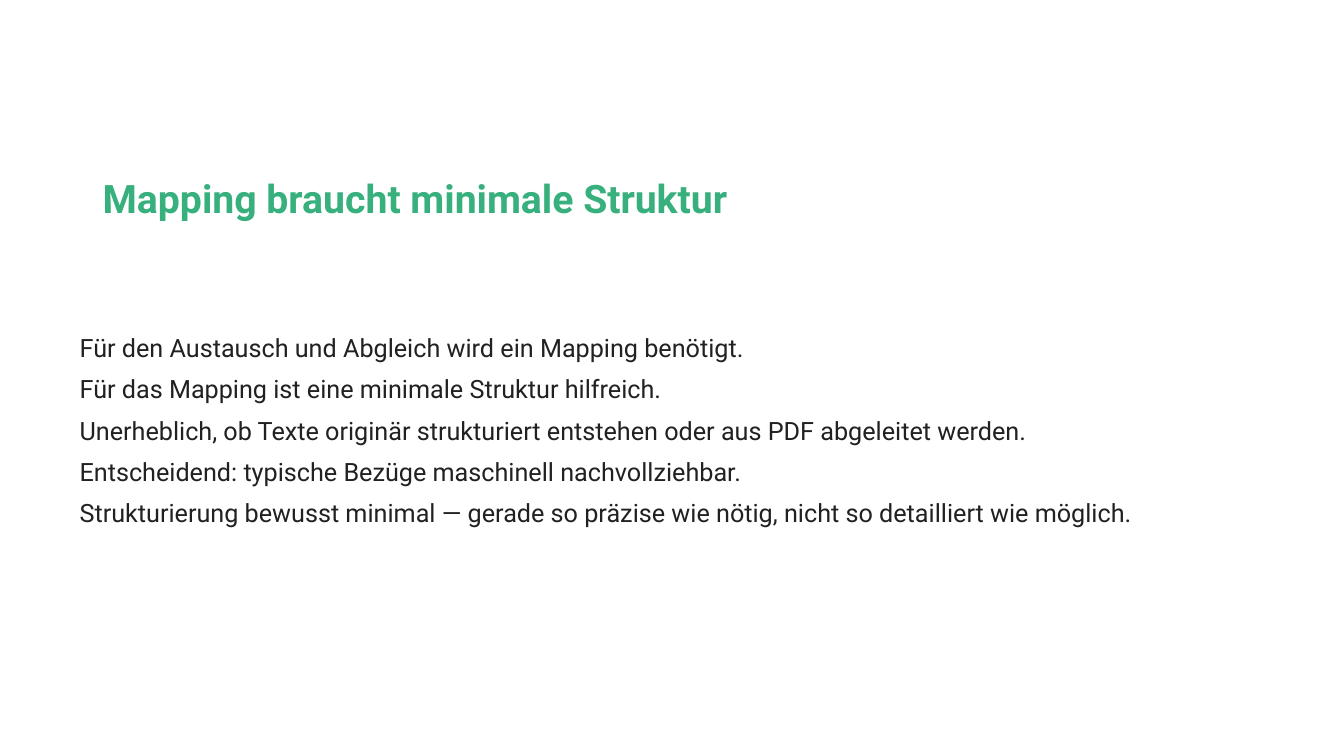
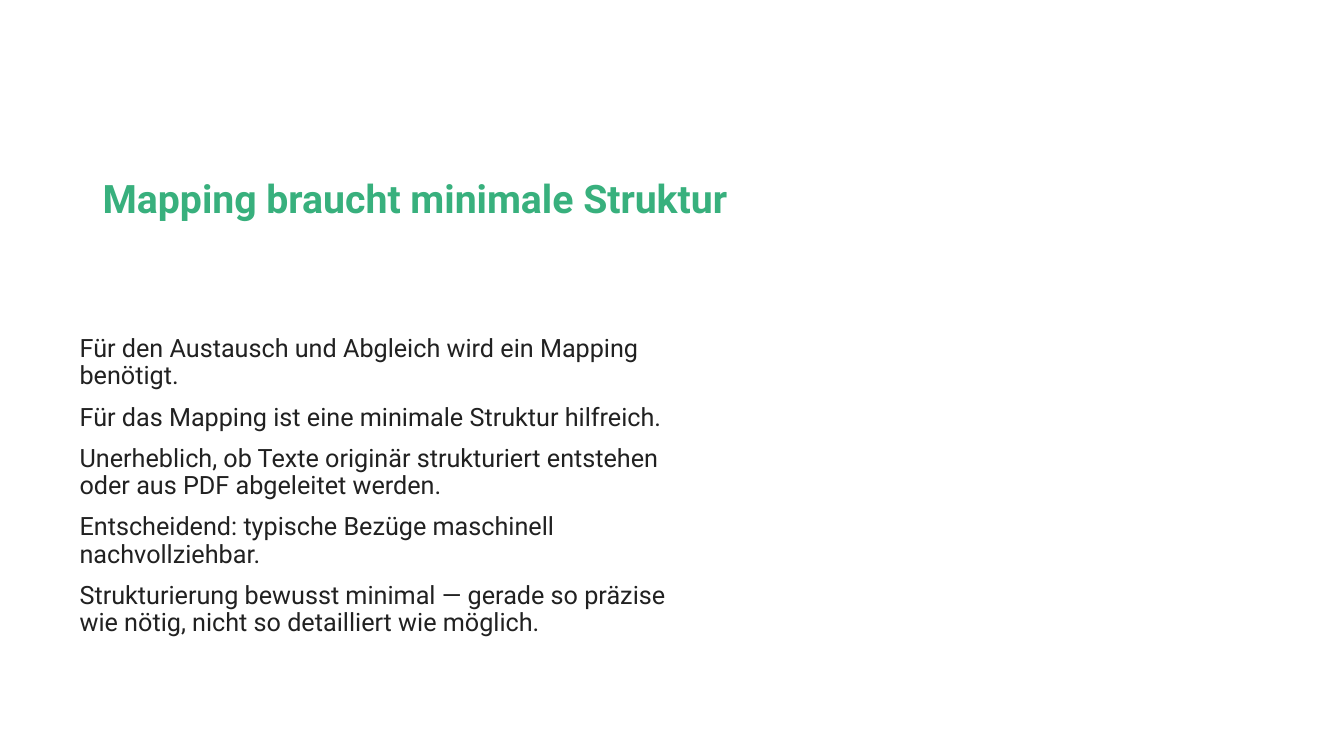
Before and after one commit to jan-nicklaus/LegalXML, a slide deck: slide 4 of Beispiele/sebastian/final_xml-vorteile.pptx. Drawn at 1344x756 pixels with LibreOffice and Linux fonts; fonts in the diff are those of the drawing; background and template pictures are left out. Boxes give left, top, right and bottom in pixels: in the first picture for what was removed or moved away, otherwise in the second. Text is boxed around its words. In the diff, an @@ line names an element or a change of style, - is before the commit and + after.

```diff
--- a/Beispiele/sebastian/final_xml-vorteile.pptx
+++ b/Beispiele/sebastian/final_xml-vorteile.pptx
@@ text "Für den Austausch und Abgleich ..." rewrapped from box(80, 338, 1131, 528) to box(80, 338, 665, 637) @@
```
Also in this commit, not shown: 1 other slide changed.
